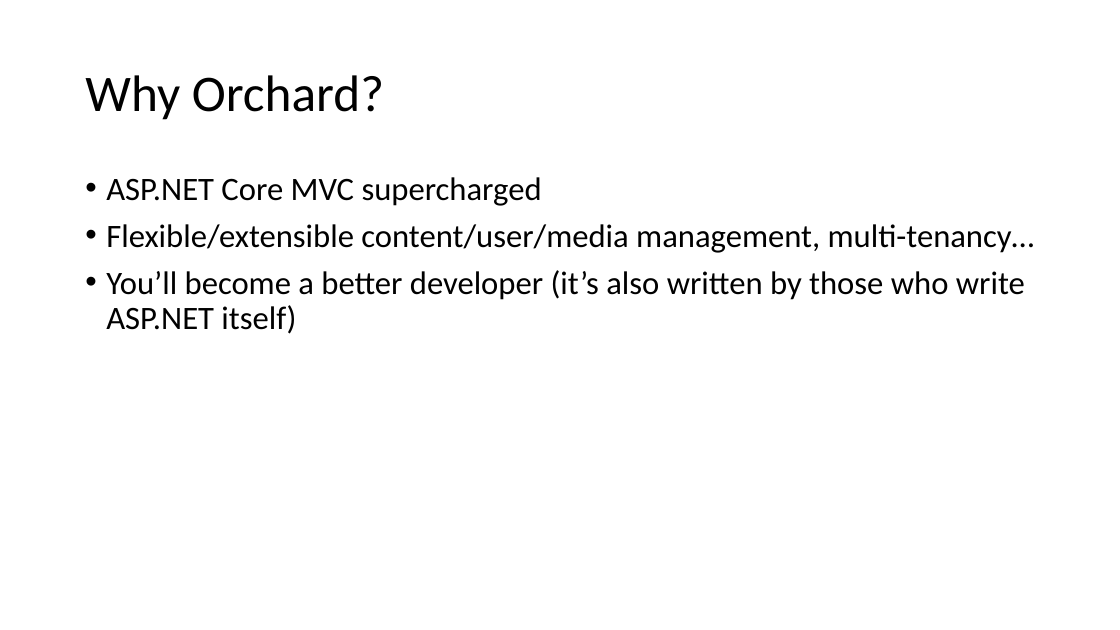
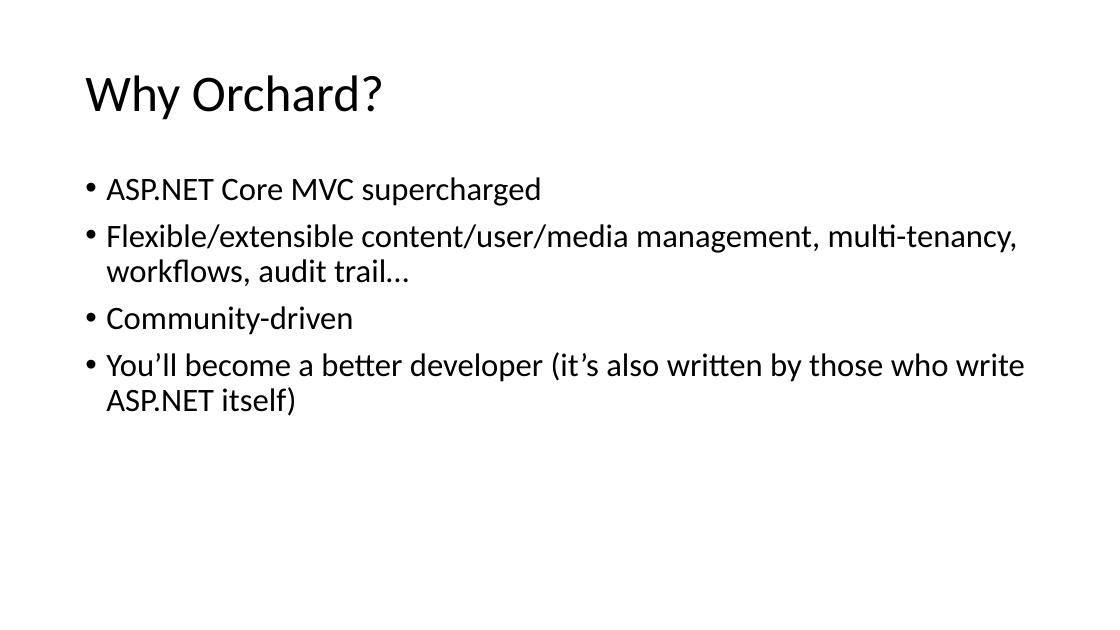
Before and after one commit to Lombiq/Orchard-Ambassadors-Toolbox, a slide deck: slide 8 of IntroductoryTalkTemplate/Showcasing Orchard Core CMS.pptx. Drawn at 1120x630 pixels with LibreOffice and Linux fonts; fonts in the diff are those of the drawing. Boxes give left, top, right and bottom in pixels: in the first picture for what was removed or moved away, otherwise in the second. Text is boxed around its words. In the diff, an @@ line names an element or a change of style, - is before the commit and + after.

Commit message:
Some more points on why OC

```diff
--- a/IntroductoryTalkTemplate/Showcasing Orchard Core CMS.pptx
+++ b/IntroductoryTalkTemplate/Showcasing Orchard Core CMS.pptx
@@ text at <box>106,224,1018,335</box>: text changed @@
-• Flexible/extensible content/user/media management, multi-tenancy…
+• Flexible/extensible content/user/media management, multi-tenancy, workflows, audit trail…
+• Community-driven
```
